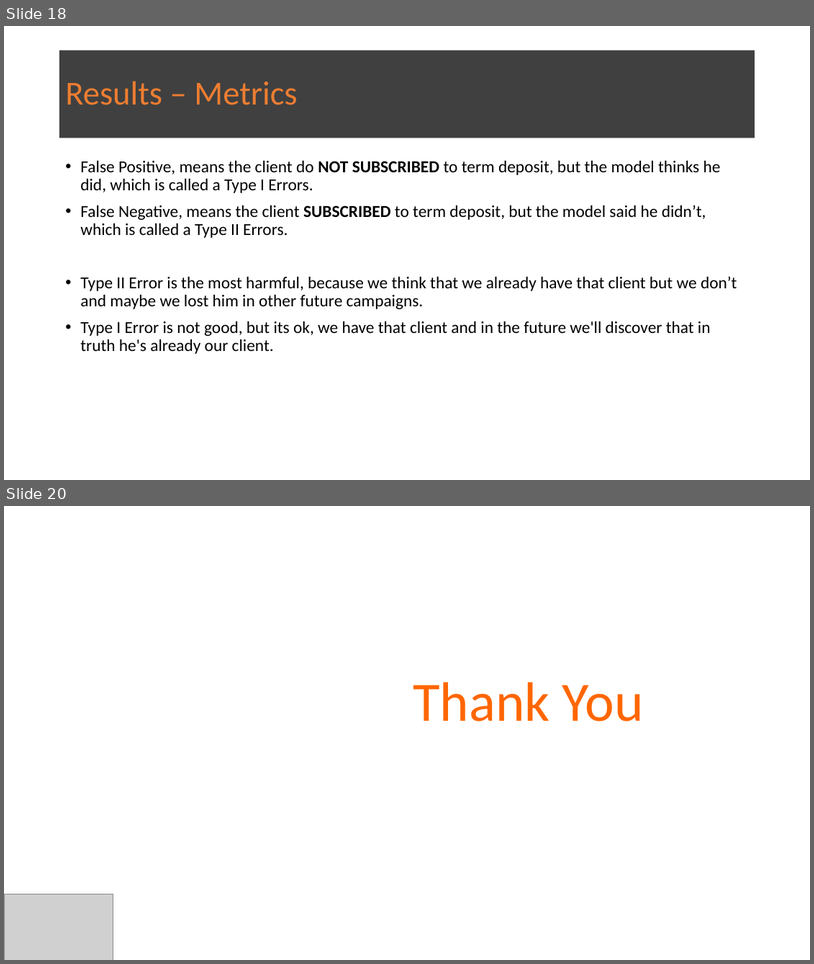
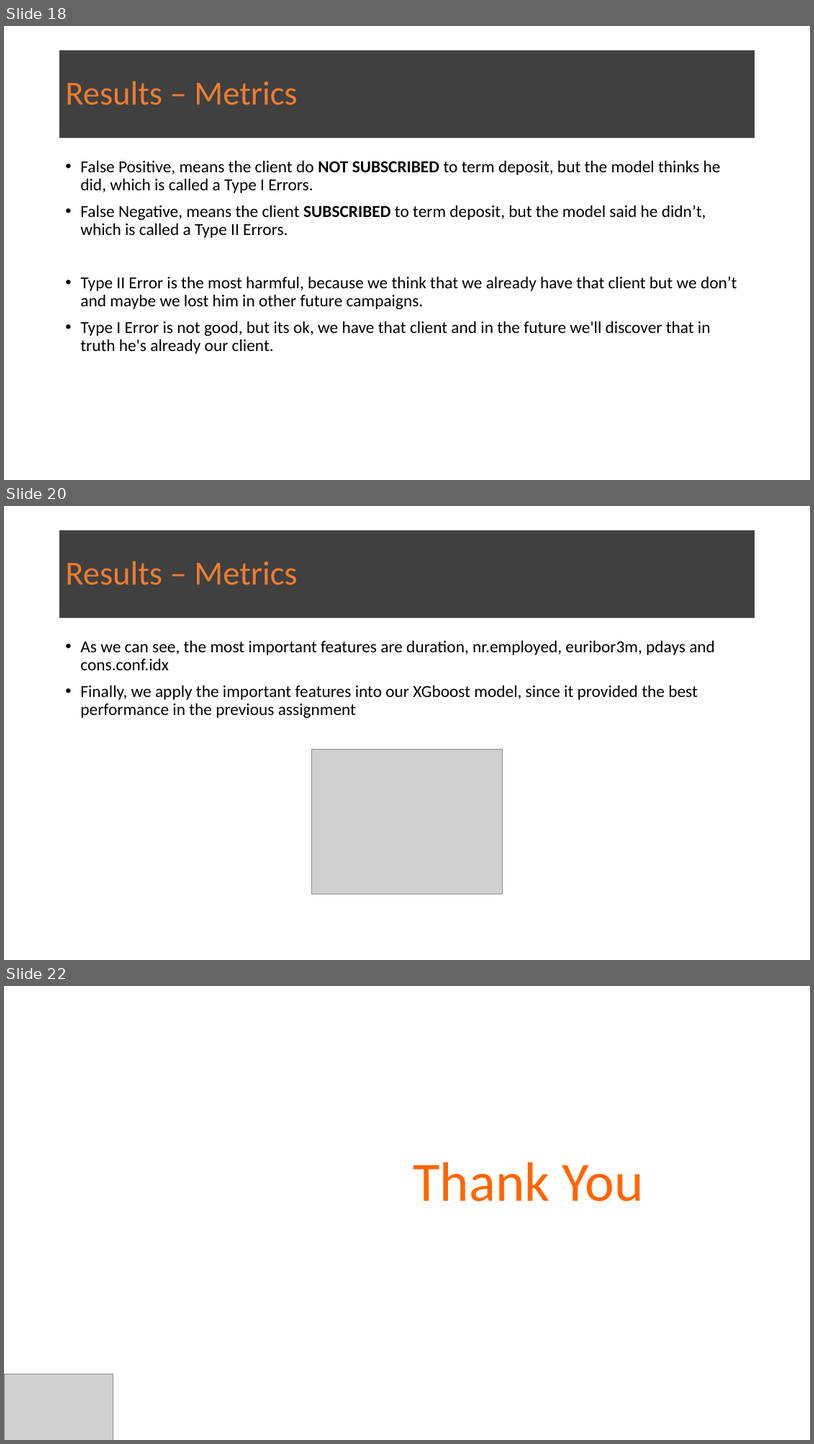
Before and after one commit to gmoysiad/bank_marketing_campaign, a slide deck: Week 13 Deliverables/BANK-MARKETING-CAMPAIGN.pptx. Shown one above the other, each under a label of ours: slides 18 and 20 before the commit, slides 18, 20 and 22 after it; the slides between them are not shown. The pictures are 814x964 and 814x1444 pixels, drawn with LibreOffice and Linux fonts; fonts in the diff are those of the drawing; grey boxes stand for pictures. Boxes give left, top, right and bottom in pixels: in the first picture for what was removed or moved away, otherwise in the second. Text is boxed around its words. In the diff, an @@ line names an element or a change of style, - is before the commit and + after.

```diff
--- a/Week 13 Deliverables/BANK-MARKETING-CAMPAIGN.pptx
+++ b/Week 13 Deliverables/BANK-MARKETING-CAMPAIGN.pptx
@@ slide 20 added at [4, 506, 810, 960], background #FFFFFF @@
@@ title added at [59, 530, 756, 618], fill #404040, 40 pt, text #ED7D31 @@
+Results – Metrics
@@ text added at [80, 640, 715, 718], 20 pt, text #000000 @@
+• As we can see, the most important features are duration, nr.employed, euribor3m, pdays and cons.conf.idx
+• Finally, we apply the important features into our XGboost model, since it provided the best performance in the previous assignment
@@ picture added at [312, 749, 503, 894] @@
@@ what was slide 20 is now slide 22 @@
```
Also in this commit, not shown: 1 slide changed, 1 other slide added, 3 other files.
